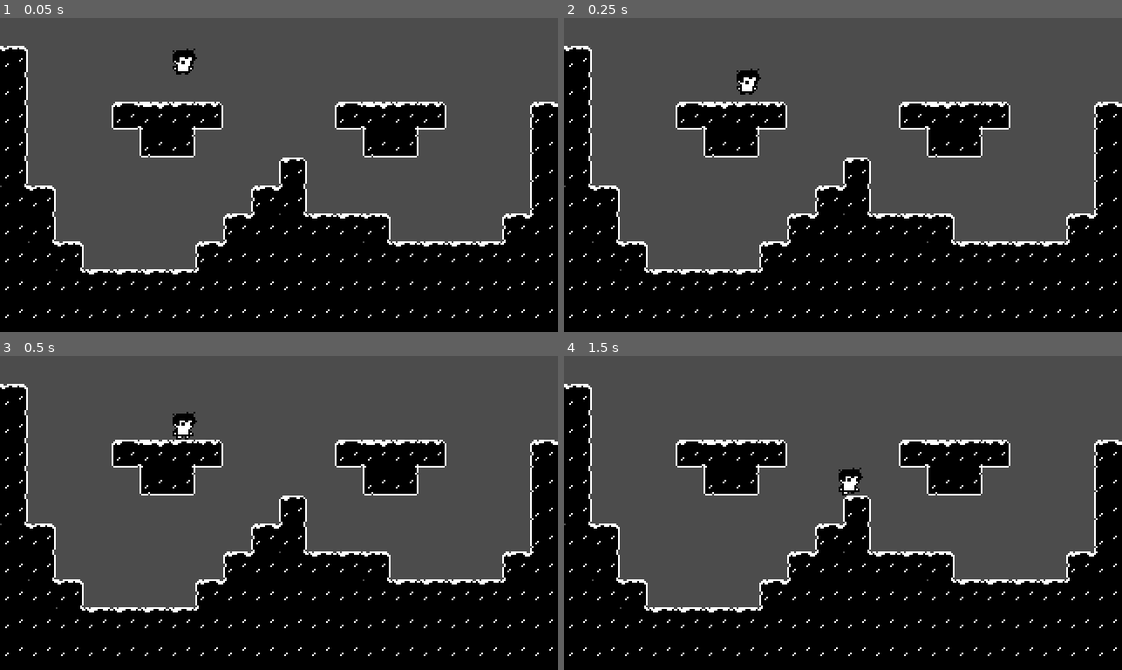
Above: before the commit, frames 1-4 (two rows, left to right).
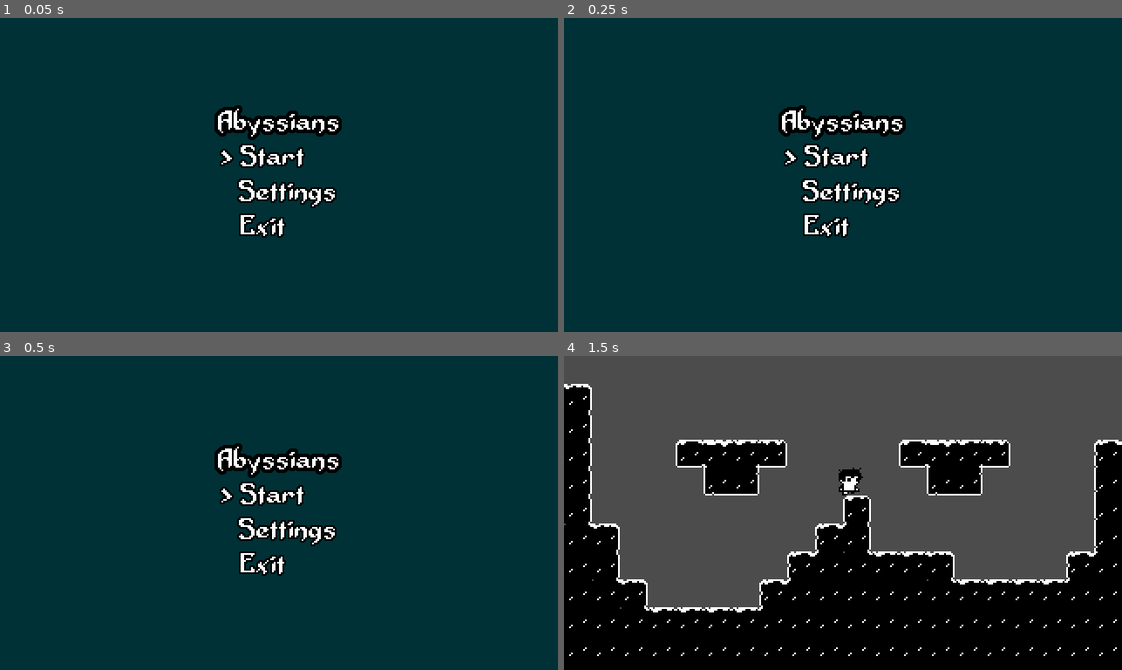
Above: after the commit, the same moments.

Repository: OortCloud42/abyssians
Game: Godot game, scene res://UI.tscn
Two runs of this game, one before a commit and one after it. Both use one fixed random seed, a clock stepped at 60 frames per second and the inputs below. Before the commit the project starts from res://World.tscn.
Inputs:
- Up to frame 1 (0.05 s): no input
- Up to frame 2 (0.25 s): no input
- Up to frame 3 (0.5 s): no input
- Up to frame 4 (1.5 s): tap Enter (ui_accept) at 0.5, 0.6, 0.77, 1.07, 1.35 s; hold Right (ui_right) from 0.53 s (still down)

The runs differ from the first frame. In frame 1, 99% of the frame differs, in the area x 0-100%, y 0-100%; in frame 2, 99%; in frame 3, 99%; in frame 4, nothing differs.

Commit message:
Added settings menu
- Added settings
- Normalized fonts
- Minor fixes

Diff:
--- /dev/null
+++ b/src/Settings.gd
@@ -0,0 +1,58 @@
+extends Control
+
+const main_menu = "res://UI.tscn"
+
+const entryCount = 5
+
+onready var selector_setting1 = $SettingsMenu/CenterContainer/VBoxContainer/CenterContainer2/VBoxContainer/CenterContainer/HBoxContainer/selector
+onready var selector_setting2 = $SettingsMenu/CenterContainer/VBoxContainer/CenterContainer2/VBoxContainer/CenterContainer2/HBoxContainer/selector
+onready var selector_setting3 = $SettingsMenu/CenterContainer/VBoxContainer/CenterContainer2/VBoxContainer/CenterContainer3/HBoxContainer/selector
+onready var selector_setting4 = $SettingsMenu/CenterContainer/VBoxContainer/CenterContainer2/VBoxContainer/CenterContainer4/HBoxContainer/selector
+onready var selector_exit = $SettingsMenu/CenterContainer/VBoxContainer/CenterContainer2/VBoxContainer/CenterContainer5/HBoxContainer/selector
+
+func _ready():
+	set_current_selection(0)
+
+func _process(delta):
+	if Input.is_action_just_pressed("ui_down") and current_selection < entryCount - 1:
+		current_selection += 1
+		set_current_selection(current_selection)
+	if Input.is_action_just_pressed("ui_up") and current_selection > 0:
+		current_selection -= 1
+		set_current_selection(current_selection)
+
+	if Input.is_action_just_pressed("ui_accept"):
+		handle_selection(current_selection)
+
+func handle_selection(_current_selection):
+	match _current_selection:
+		0:
+			print("add settings")
+		1:
+			print("add settings")
+		2:
+			print("add settings")
+		3:
+			print("add settings")
+		4:
+			get_tree().change_scene(main_menu)
+
+var current_selection = 0
+
+func set_current_selection(_current_selection):
+	selector_setting1.text = ""
+	selector_setting2.text = ""
+	selector_setting3.text = ""
+	selector_setting4.text = ""
+	selector_exit.text = ""
+	match _current_selection:
+		0:
+			selector_setting1.text = ">"
+		1:
+			selector_setting2.text = ">"
+		2:
+			selector_setting3.text = ">"
+		3:
+			selector_setting4.text = ">"
+		4:
+			selector_exit.text = ">"
--- /dev/null
+++ b/src/Settings.tscn
@@ -0,0 +1,176 @@
+[gd_scene load_steps=5 format=2]
+
+[ext_resource path="res://Adventurer.ttf" type="DynamicFontData" id=1]
+[ext_resource path="res://UI_font.tres" type="DynamicFont" id=2]
+[ext_resource path="res://Settings.gd" type="Script" id=3]
+
+[sub_resource type="DynamicFont" id=2]
+outline_size = 2
+outline_color = Color( 0, 0, 0, 1 )
+font_data = ExtResource( 1 )
+
+[node name="Control" type="Control"]
+anchor_right = 1.0
+anchor_bottom = 1.0
+script = ExtResource( 3 )
+__meta__ = {
+"_edit_use_anchors_": false
+}
+
+[node name="ColorRect" type="ColorRect" parent="."]
+anchor_right = 1.0
+anchor_bottom = 1.0
+color = Color( 0, 0.196078, 0.215686, 1 )
+__meta__ = {
+"_edit_use_anchors_": false
+}
+
+[node name="SettingsMenu" type="MarginContainer" parent="."]
+anchor_right = 1.0
+anchor_bottom = 1.0
+__meta__ = {
+"_edit_use_anchors_": false
+}
+
+[node name="CenterContainer" type="CenterContainer" parent="SettingsMenu"]
+margin_right = 320.0
+margin_bottom = 180.0
+
+[node name="VBoxContainer" type="VBoxContainer" parent="SettingsMenu/CenterContainer"]
+margin_left = 116.0
+margin_top = 32.0
+margin_right = 203.0
+margin_bottom = 148.0
+
+[node name="CenterContainer" type="CenterContainer" parent="SettingsMenu/CenterContainer/VBoxContainer"]
+margin_right = 87.0
+margin_bottom = 16.0
+
+[node name="Label" type="Label" parent="SettingsMenu/CenterContainer/VBoxContainer/CenterContainer"]
+margin_left = 15.0
+margin_right = 71.0
+margin_bottom = 16.0
+custom_fonts/font = SubResource( 2 )
+text = "Settings"
+
+[node name="CenterContainer2" type="CenterContainer" parent="SettingsMenu/CenterContainer/VBoxContainer"]
+margin_top = 20.0
+margin_right = 87.0
+margin_bottom = 116.0
+
+[node name="VBoxContainer" type="VBoxContainer" parent="SettingsMenu/CenterContainer/VBoxContainer/CenterContainer2"]
+margin_right = 87.0
+margin_bottom = 96.0
+
+[node name="CenterContainer" type="CenterContainer" parent="SettingsMenu/CenterContainer/VBoxContainer/CenterContainer2/VBoxContainer"]
+margin_right = 87.0
+margin_bottom = 16.0
+
+[node name="HBoxContainer" type="HBoxContainer" parent="SettingsMenu/CenterContainer/VBoxContainer/CenterContainer2/VBoxContainer/CenterContainer"]
+margin_left = 9.0
+margin_right = 78.0
+margin_bottom = 16.0
+
+[node name="selector" type="Label" parent="SettingsMenu/CenterContainer/VBoxContainer/CenterContainer2/VBoxContainer/CenterContainer/HBoxContainer"]
+margin_right = 7.0
+margin_bottom = 16.0
+custom_fonts/font = ExtResource( 2 )
+text = ">"
+
+[node name="option" type="Label" parent="SettingsMenu/CenterContainer/VBoxContainer/CenterContainer2/VBoxContainer/CenterContainer/HBoxContainer"]
+margin_left = 11.0
+margin_right = 69.0
+margin_bottom = 16.0
+custom_fonts/font = ExtResource( 2 )
+text = "Setting 1"
+
+[node name="CenterContainer2" type="CenterContainer" parent="SettingsMenu/CenterContainer/VBoxContainer/CenterContainer2/VBoxContainer"]
+margin_top = 20.0
+margin_right = 87.0
+margin_bottom = 36.0
+
+[node name="HBoxContainer" type="HBoxContainer" parent="SettingsMenu/CenterContainer/VBoxContainer/CenterContainer2/VBoxContainer/CenterContainer2"]
+margin_left = 7.0
+margin_right = 80.0
+margin_bottom = 16.0
+
+[node name="selector" type="Label" parent="SettingsMenu/CenterContainer/VBoxContainer/CenterContainer2/VBoxContainer/CenterContainer2/HBoxContainer"]
+margin_right = 7.0
+margin_bottom = 16.0
+custom_fonts/font = ExtResource( 2 )
+text = ">"
+
+[node name="option" type="Label" parent="SettingsMenu/CenterContainer/VBoxContainer/CenterContainer2/VBoxContainer/CenterContainer2/HBoxContainer"]
+margin_left = 11.0
+margin_right = 73.0
+margin_bottom = 16.0
+custom_fonts/font = ExtResource( 2 )
+text = "Setting 2"
+
+[node name="CenterContainer3" type="CenterContainer" parent="SettingsMenu/CenterContainer/VBoxContainer/CenterContainer2/VBoxContainer"]
+margin_top = 40.0
+margin_right = 87.0
+margin_bottom = 56.0
+
+[node name="HBoxContainer" type="HBoxContainer" parent="SettingsMenu/CenterContainer/VBoxContainer/CenterContainer2/VBoxContainer/CenterContainer3"]
+margin_left = 7.0
+margin_right = 80.0
+margin_bottom = 16.0
+
+[node name="selector" type="Label" parent="SettingsMenu/CenterContainer/VBoxContainer/CenterContainer2/VBoxContainer/CenterContainer3/HBoxContainer"]
+margin_right = 7.0
+margin_bottom = 16.0
+custom_fonts/font = ExtResource( 2 )
+text = ">"
+
+[node name="option" type="Label" parent="SettingsMenu/CenterContainer/VBoxContainer/CenterContainer2/VBoxContainer/CenterContainer3/HBoxContainer"]
+margin_left = 11.0
+margin_right = 73.0
+margin_bottom = 16.0
+custom_fonts/font = ExtResource( 2 )
+text = "Setting 3"
+
+[node name="CenterContainer4" type="CenterContainer" parent="SettingsMenu/CenterContainer/VBoxContainer/CenterContainer2/VBoxContainer"]
+margin_top = 60.0
+margin_right = 87.0
+margin_bottom = 76.0
+
+[node name="HBoxContainer" type="HBoxContainer" parent="SettingsMenu/CenterContainer/VBoxContainer/CenterContainer2/VBoxContainer/CenterContainer4"]
+margin_left = 7.0
+margin_right = 80.0
+margin_bottom = 16.0
+
+[node name="selector" type="Label" parent="SettingsMenu/CenterContainer/VBoxContainer/CenterContainer2/VBoxContainer/CenterContainer4/HBoxContainer"]
+margin_right = 7.0
+margin_bottom = 16.0
+custom_fonts/font = ExtResource( 2 )
+text = ">"
+
+[node name="option" type="Label" parent="SettingsMenu/CenterContainer/VBoxContainer/CenterContainer2/VBoxContainer/CenterContainer4/HBoxContainer"]
+margin_left = 11.0
+margin_right = 73.0
+margin_bottom = 16.0
+custom_fonts/font = ExtResource( 2 )
+text = "Setting 4"
+
+[node name="CenterContainer5" type="CenterContainer" parent="SettingsMenu/CenterContainer/VBoxContainer/CenterContainer2/VBoxContainer"]
+margin_top = 80.0
+margin_right = 87.0
+margin_bottom = 96.0
+
+[node name="HBoxContainer" type="HBoxContainer" parent="SettingsMenu/CenterContainer/VBoxContainer/CenterContainer2/VBoxContainer/CenterContainer5"]
+margin_right = 87.0
+margin_bottom = 16.0
+
+[node name="selector" type="Label" parent="SettingsMenu/CenterContainer/VBoxContainer/CenterContainer2/VBoxContainer/CenterContainer5/HBoxContainer"]
+margin_right = 7.0
+margin_bottom = 16.0
+custom_fonts/font = ExtResource( 2 )
+text = ">"
+
+[node name="option" type="Label" parent="SettingsMenu/CenterContainer/VBoxContainer/CenterContainer2/VBoxContainer/CenterContainer5/HBoxContainer"]
+margin_left = 11.0
+margin_right = 87.0
+margin_bottom = 16.0
+custom_fonts/font = ExtResource( 2 )
+text = "Main menu"
--- a/src/UI.gd
+++ b/src/UI.gd
@@ -1,6 +1,9 @@
 extends Control
 
-const world = preload("res://World.tscn")
+const world = "res://World.tscn"
+const settings = "res://Settings.tscn"
+
+const entryCount = 3
 
 onready var selector_start = $MainMenu/CenterContainer/VBoxContainer/CenterContainer2/VBoxContainer/CenterContainer/HBoxContainer/selector
 onready var selector_settings = $MainMenu/CenterContainer/VBoxContainer/CenterContainer2/VBoxContainer/CenterContainer2/HBoxContainer/selector
@@ -10,7 +13,7 @@
 	set_current_selection(0)
 
 func _process(delta):
-	if Input.is_action_just_pressed("ui_down") and current_selection < 2:
+	if Input.is_action_just_pressed("ui_down") and current_selection < entryCount - 1:
 		current_selection += 1
 		set_current_selection(current_selection)
 	if Input.is_action_just_pressed("ui_up") and current_selection > 0:
@@ -23,10 +26,9 @@
 func handle_selection(_current_selection):
 	match _current_selection:
 		0:
-			get_parent().add_child(world.instance())
-			queue_free()
+			get_tree().change_scene(world)
 		1:
-			print("")
+			get_tree().change_scene(settings)
 		2:
 			get_tree().quit()
 
--- a/src/UI.tscn
+++ b/src/UI.tscn
@@ -1,17 +1,8 @@
-[gd_scene load_steps=5 format=2]
+[gd_scene load_steps=4 format=2]
 
-[ext_resource path="res://Adventurer.ttf" type="DynamicFontData" id=1]
+[ext_resource path="res://UI_font.tres" type="DynamicFont" id=1]
 [ext_resource path="res://UI.gd" type="Script" id=2]
-
-[sub_resource type="DynamicFont" id=1]
-outline_size = 2
-outline_color = Color( 0, 0, 0, 1 )
-font_data = ExtResource( 1 )
-
-[sub_resource type="DynamicFont" id=2]
-outline_size = 1
-outline_color = Color( 0, 0, 0, 1 )
-font_data = ExtResource( 1 )
+[ext_resource path="res://title_font.tres" type="DynamicFont" id=3]
 
 [node name="Control" type="Control"]
 anchor_right = 1.0
@@ -62,7 +53,7 @@
 [node name="Label" type="Label" parent="MainMenu/CenterContainer/VBoxContainer/CenterContainer"]
 margin_right = 70.0
 margin_bottom = 16.0
-custom_fonts/font = SubResource( 1 )
+custom_fonts/font = ExtResource( 3 )
 text = "Abyssians"
 
 [node name="CenterContainer2" type="CenterContainer" parent="MainMenu/CenterContainer/VBoxContainer"]
@@ -91,7 +82,7 @@
 margin_right = 7.0
 margin_bottom = 16.0
 rect_min_size = Vector2( 7, 0 )
-custom_fonts/font = SubResource( 2 )
+custom_fonts/font = ExtResource( 1 )
 text = ">"
 
 [node name="option" type="Label" parent="MainMenu/CenterContainer/VBoxContainer/CenterContainer2/VBoxContainer/CenterContainer/HBoxContainer"]
@@ -99,7 +90,7 @@
 margin_right = 65.0
 margin_bottom = 16.0
 rect_min_size = Vector2( 54, 0 )
-custom_fonts/font = SubResource( 2 )
+custom_fonts/font = ExtResource( 1 )
 text = "Start"
 
 [node name="CenterContainer2" type="CenterContainer" parent="MainMenu/CenterContainer/VBoxContainer/CenterContainer2/VBoxContainer"]
@@ -115,14 +106,14 @@
 margin_right = 7.0
 margin_bottom = 16.0
 rect_min_size = Vector2( 7, 0 )
-custom_fonts/font = SubResource( 2 )
+custom_fonts/font = ExtResource( 1 )
 text = ">"
 
 [node name="option" type="Label" parent="MainMenu/CenterContainer/VBoxContainer/CenterContainer2/VBoxContainer/CenterContainer2/HBoxContainer"]
 margin_left = 11.0
 margin_right = 67.0
 margin_bottom = 16.0
-custom_fonts/font = SubResource( 2 )
+custom_fonts/font = ExtResource( 1 )
 text = "Settings"
 
 [node name="CenterContainer3" type="CenterContainer" parent="MainMenu/CenterContainer/VBoxContainer/CenterContainer2/VBoxContainer"]
@@ -139,7 +130,7 @@
 margin_right = 7.0
 margin_bottom = 16.0
 rect_min_size = Vector2( 7, 0 )
-custom_fonts/font = SubResource( 2 )
+custom_fonts/font = ExtResource( 1 )
 text = ">"
 
 [node name="option" type="Label" parent="MainMenu/CenterContainer/VBoxContainer/CenterContainer2/VBoxContainer/CenterContainer3/HBoxContainer"]
@@ -147,5 +138,5 @@
 margin_right = 65.0
 margin_bottom = 16.0
 rect_min_size = Vector2( 54, 0 )
-custom_fonts/font = SubResource( 2 )
+custom_fonts/font = ExtResource( 1 )
 text = "Exit"
--- /dev/null
+++ b/src/UI_font.tres
@@ -0,0 +1,8 @@
+[gd_resource type="DynamicFont" load_steps=2 format=2]
+
+[ext_resource path="res://Adventurer.ttf" type="DynamicFontData" id=1]
+
+[resource]
+outline_size = 1
+outline_color = Color( 0, 0, 0, 1 )
+font_data = ExtResource( 1 )
--- a/src/project.godot
+++ b/src/project.godot
@@ -16,7 +16,7 @@
 [application]
 
 config/name="Abyssians"
-run/main_scene="res://World.tscn"
+run/main_scene="res://UI.tscn"
 config/icon="res://icon.png"
 
 [display]
--- /dev/null
+++ b/src/title_font.tres
@@ -0,0 +1,8 @@
+[gd_resource type="DynamicFont" load_steps=2 format=2]
+
+[ext_resource path="res://Adventurer.ttf" type="DynamicFontData" id=1]
+
+[resource]
+outline_size = 2
+outline_color = Color( 0, 0, 0, 1 )
+font_data = ExtResource( 1 )
